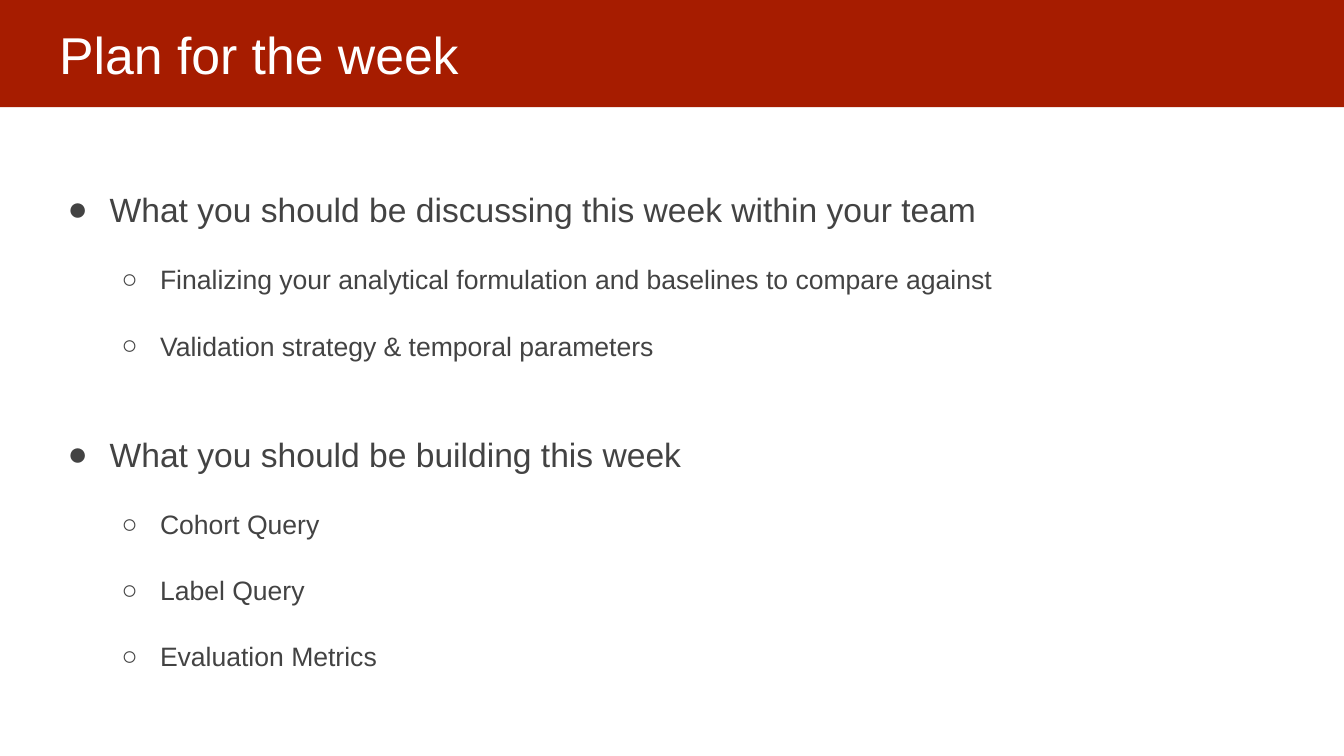
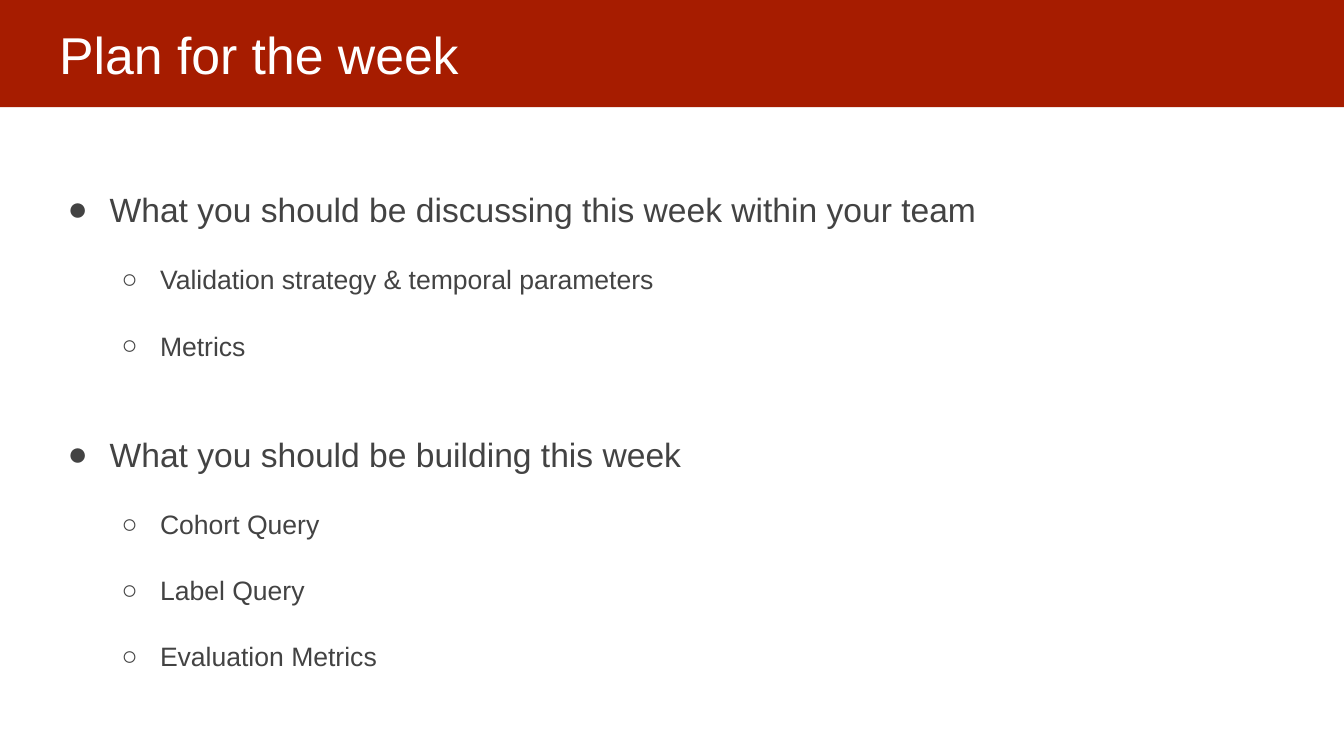
Before and after one commit to dssg/mlforpublicpolicylab, a slide deck: slide 4 of Lectures/11-model-selection-and-validation-part-2.pptx. Drawn at 1344x756 pixels with LibreOffice and Linux fonts; fonts in the diff are those of the drawing. Boxes give left, top, right and bottom in pixels: in the first picture for what was removed or moved away, otherwise in the second. Text is boxed around its words. In the diff, an @@ line names an element or a change of style, - is before the commit and + after.

```diff
--- a/Lectures/11-model-selection-and-validation-part-2.pptx
+++ b/Lectures/11-model-selection-and-validation-part-2.pptx
@@ text at (160, 269, 992, 295): paragraph removed @@
-  ○ Finalizing your analytical formulation and baselines to compare against
@@ text at (160, 336, 245, 357): paragraph added @@
+  ○ Metrics
```
Also in this commit, not shown: 8 other slides changed, 3 slides added, 10 slides removed.
